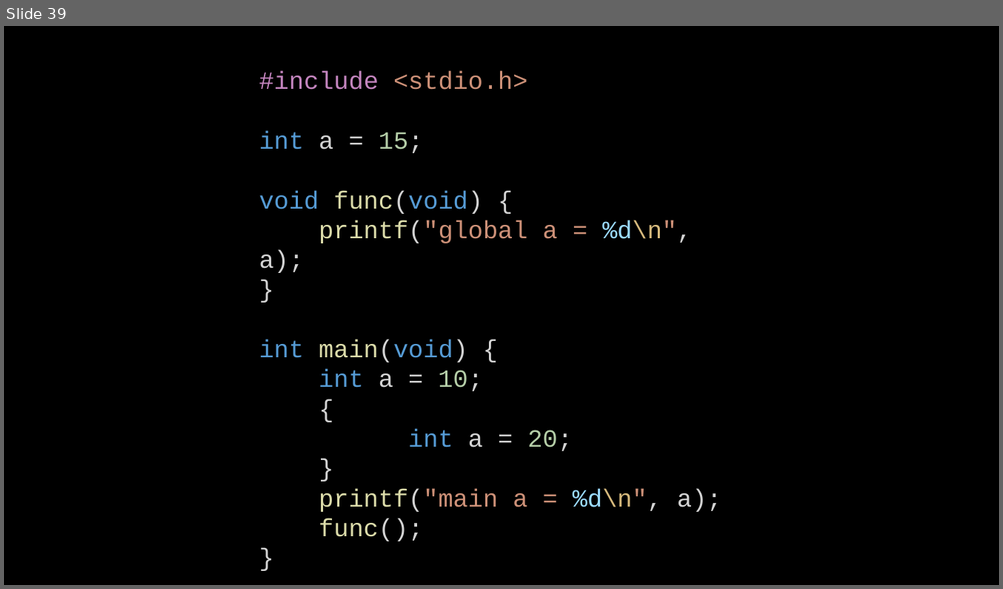
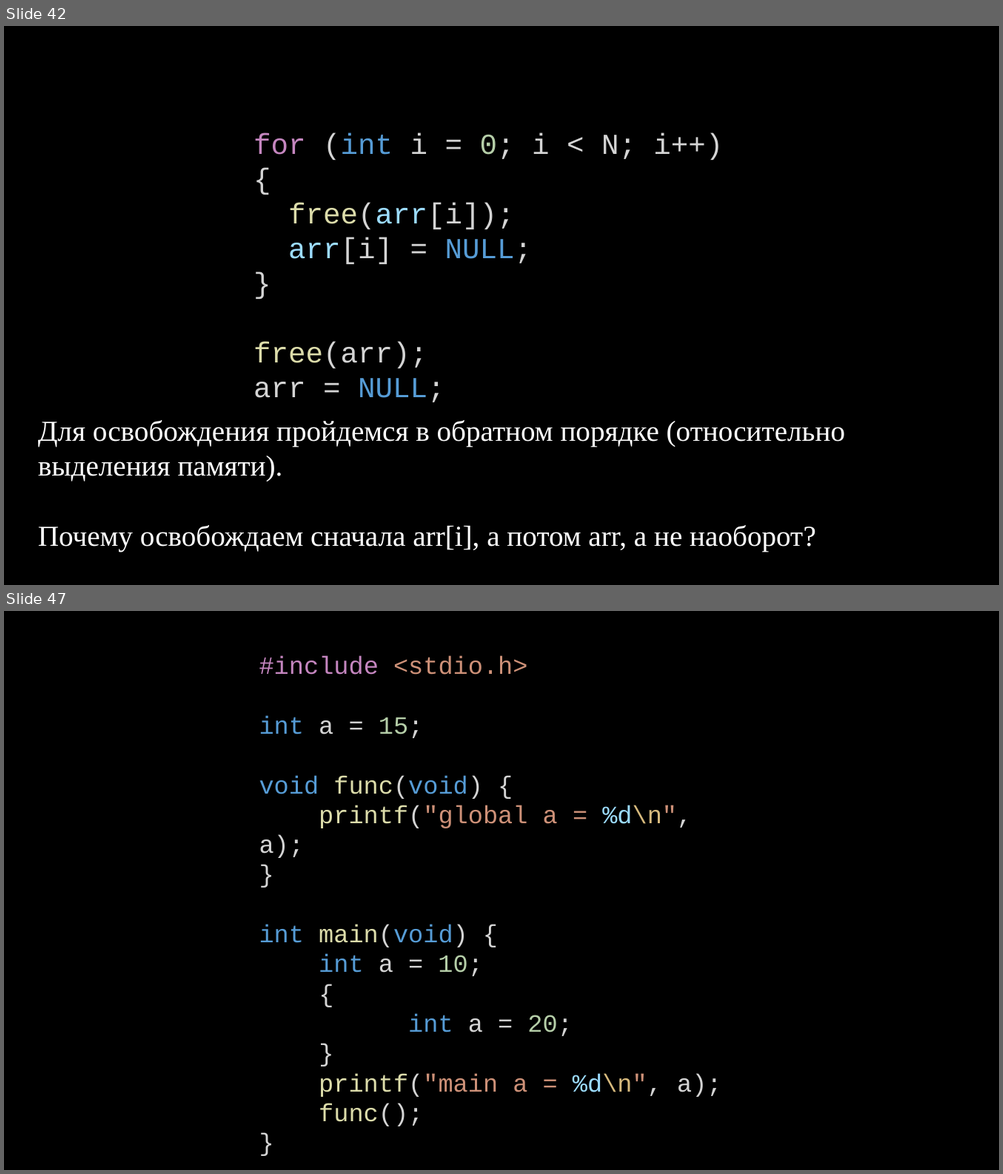
Before and after one commit to kruffka/C-Programming, a slide deck: 6_pointers/6_pointers.pptx. Shown one above the other, each under a label of ours: slide 39 before the commit, slides 42 and 47 after it; the slides between them are not shown. The pictures are 1003x589 and 1003x1174 pixels, drawn with LibreOffice and Linux fonts; fonts in the diff are those of the drawing. Boxes give left, top, right and bottom in pixels: in the first picture for what was removed or moved away, otherwise in the second. Text is boxed around its words. In the diff, an @@ line names an element or a change of style, - is before the commit and + after.

```diff
--- a/6_pointers/6_pointers.pptx
+++ b/6_pointers/6_pointers.pptx
@@ slide 42 added at [4,26,999,585], background #000000 @@
@@ text added at [253,133,723,403], 28 pt, text #D4D4D4 @@
+for (int i = 0; i < N; i++) {
+free(arr[i]);
+arr[i] = NULL;
+}
+free(arr);
+arr = NULL;
@@ text added at [38,420,845,551], 28 pt, text #FFFFFF @@
+Для освобождения пройдемся в обратном порядке (относительно выделения памяти).
+Почему освобождаем сначала arr[i], а потом arr, а не наоборот?
@@ what was slide 39 is now slide 47 @@
```
Also in this commit, not shown: 13 slides changed, 14 other slides added, 2 slides removed, 18 other files.
